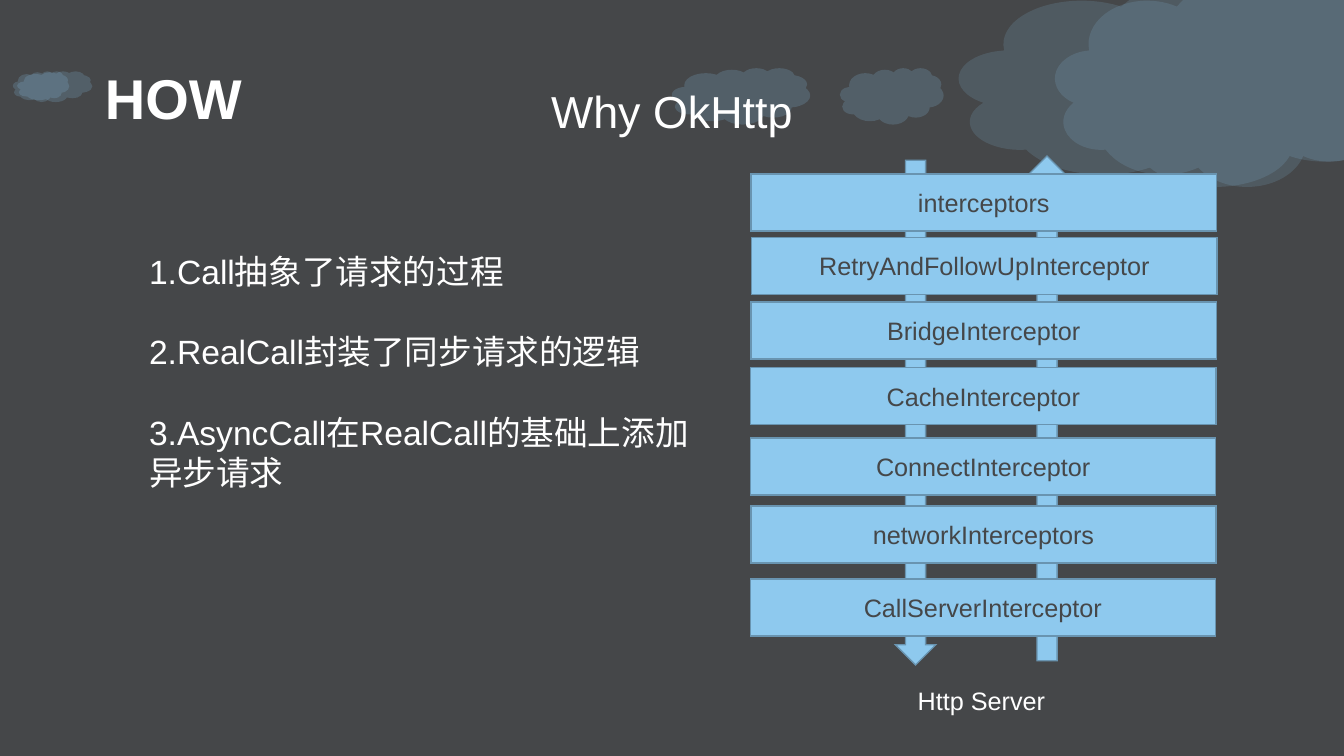
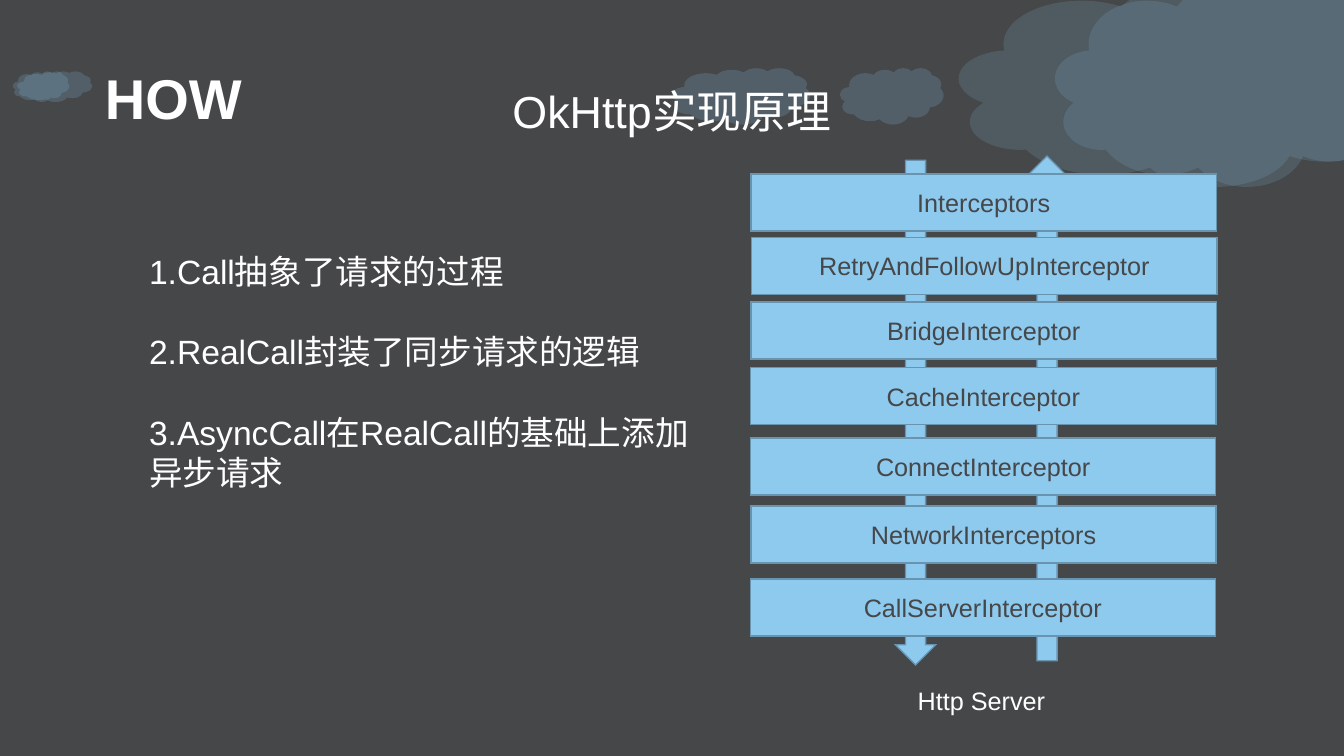
Before and after one commit to daisongsong1991/ppt, a slide deck: slide 23 of net_ppt.pptx. Drawn at 1344x756 pixels with LibreOffice and Linux fonts; fonts in the diff are those of the drawing; background and template pictures are left out. Boxes give left, top, right and bottom in pixels: in the first picture for what was removed or moved away, otherwise in the second. Text is boxed around its words. In the diff, an @@ line names an element or a change of style, - is before the commit and + after.

Commit message:
v7

```diff
--- a/net_ppt.pptx
+++ b/net_ppt.pptx
@@ text at box(512, 93, 831, 137): text changed @@
-Why OkHttp
+OkHttp实现原理
@@ text in rectangle at box(917, 194, 1050, 217): text changed @@
-interceptors
+Interceptors
@@ text in rectangle at box(871, 525, 1096, 549): text changed @@
-networkInterceptors
+NetworkInterceptors
```
Also in this commit, not shown: 5 other slides changed, 1 slide added, 1 slide removed.
